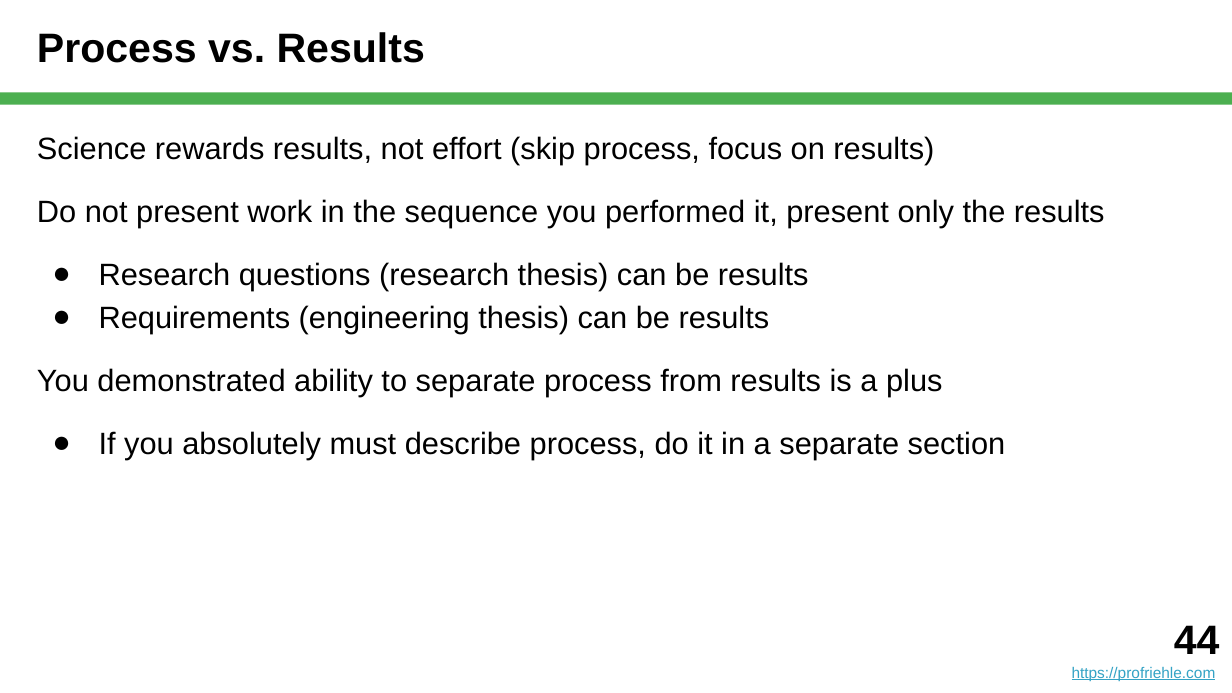
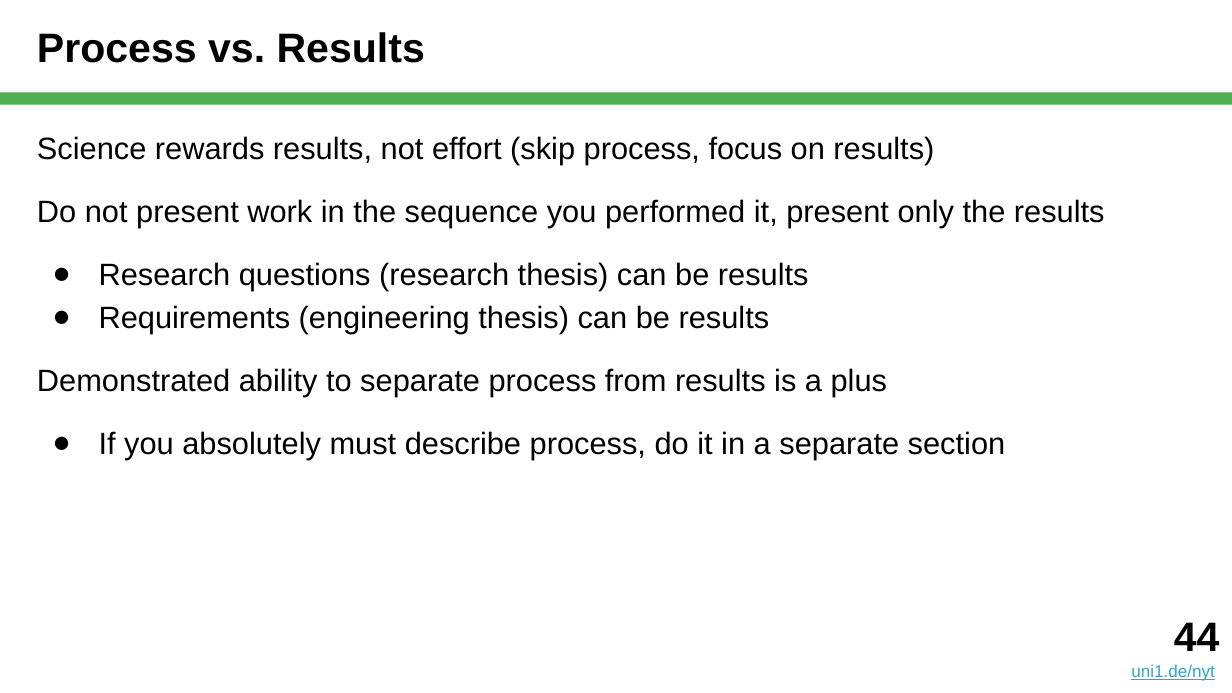
Before and after one commit to dirkriehle/nyt-course, a slide deck: slide 44 of Lecture slides/NYT E01 - Scientific Writing.pptx. Drawn at 1232x693 pixels with LibreOffice and Linux fonts; fonts in the diff are those of the drawing. Boxes give left, top, right and bottom in pixels: in the first picture for what was removed or moved away, otherwise in the second. Text is boxed around its words. In the diff, an @@ line names an element or a change of style, - is before the commit and + after.

```diff
--- a/Lecture slides/NYT E01 - Scientific Writing.pptx
+++ b/Lecture slides/NYT E01 - Scientific Writing.pptx
@@ text at (x1=37, y1=368, x2=887, y2=396): text changed @@
-You demonstrated ability to separate process from results is a plus
+Demonstrated ability to separate process from results is a plus
@@ text moved from (x1=1072, y1=625, x2=1220, y2=681) to (x1=1131, y1=622, x2=1220, y2=681) @@
@@ text at (x1=1131, y1=664, x2=1214, y2=681): text changed; size 9 to 10 pt @@
-https://profriehle.com
+uni1.de/nyt
```
Also in this commit, not shown: 50 other slides changed, 22 other files.
